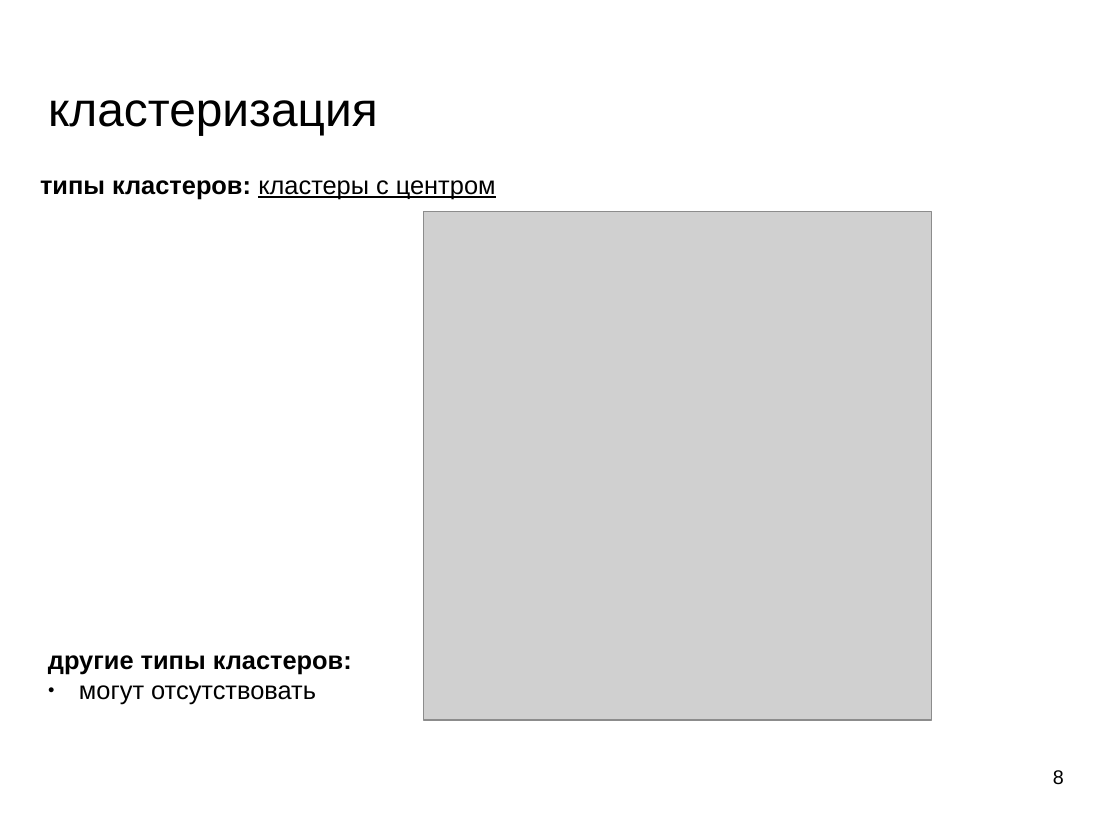
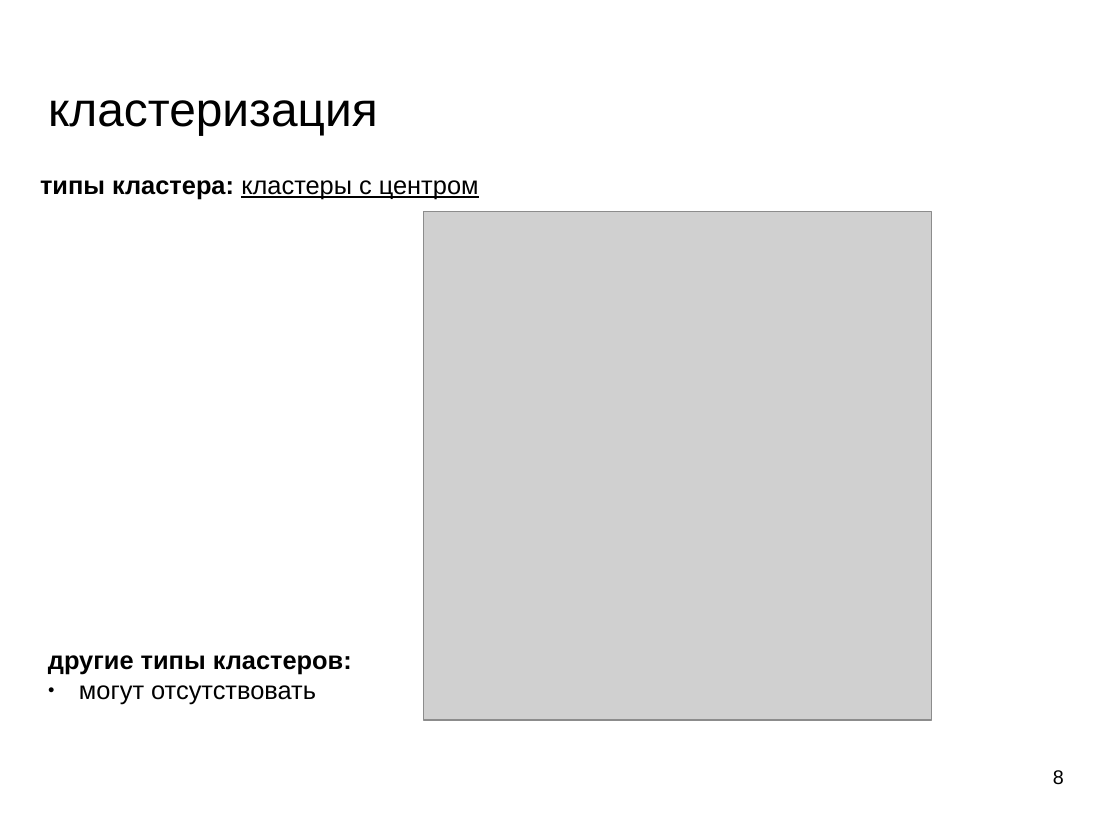
Before and after one commit to mechanoid5/ml_lectorium_legacy, a slide deck: slide 8 of 07-cluster.odp. Drawn at 1120x840 pixels with LibreOffice and Linux fonts; fonts in the diff are those of the drawing; grey boxes stand for pictures; background and template pictures are left out. Boxes give left, top, right and bottom in pixels: in the first picture for what was removed or moved away, otherwise in the second. Text is boxed around its words. In the diff, an @@ line names an element or a change of style, - is before the commit and + after.

```diff
--- a/07-cluster.odp
+++ b/07-cluster.odp
@@ subtitle at box(40, 180, 479, 199): text changed @@
-типы кластеров: кластеры с центром
+типы кластера: кластеры с центром
```
Also in this commit, not shown: 1 other slide changed, 5 slides added, 3 other files.
